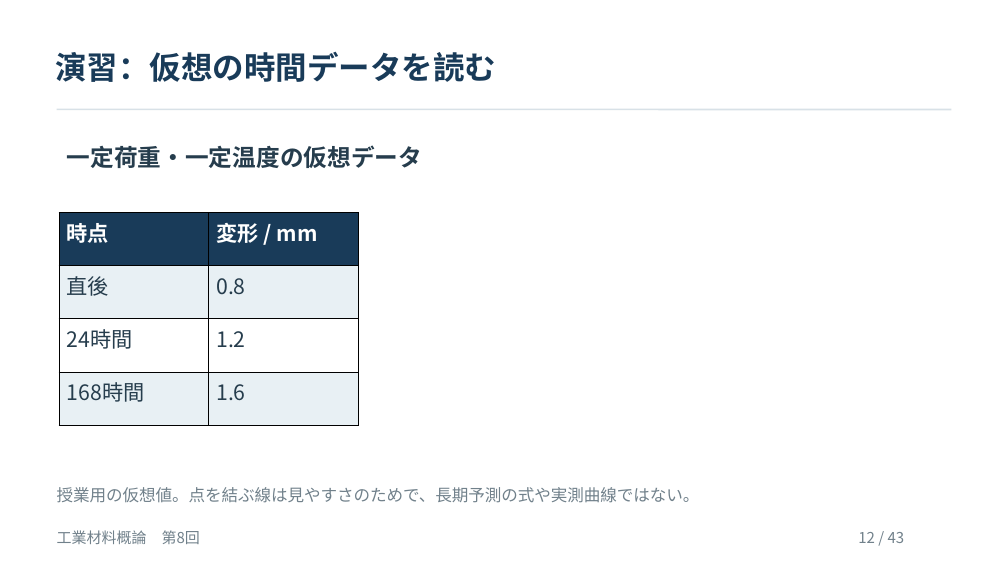
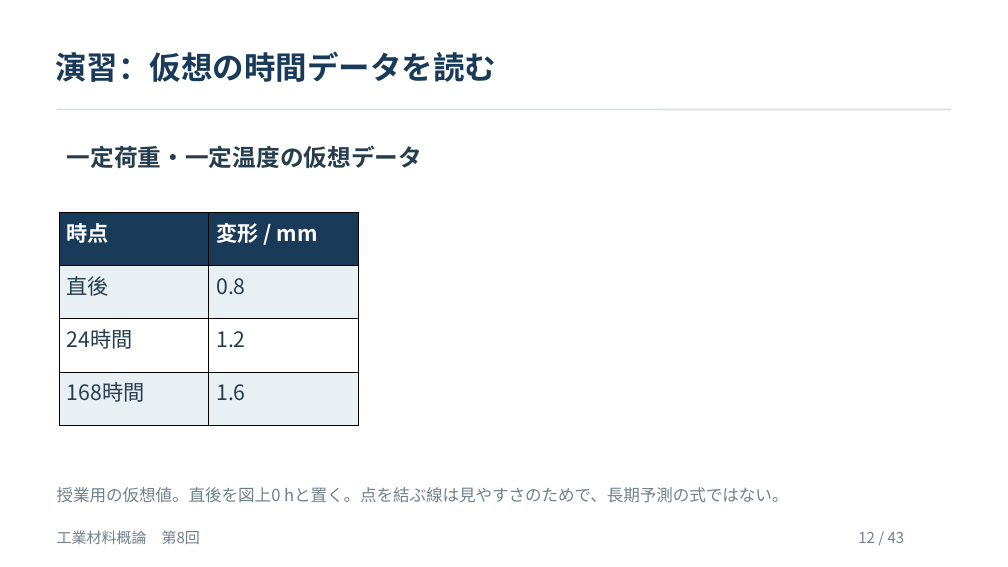
Before and after one commit to zooc-14calbp/industrial-materials-course, a slide deck: slide 12 of 学生用/第08回/08_授業スライド.pptx. Drawn at 1008x567 pixels with LibreOffice and Linux fonts; fonts in the diff are those of the drawing. Boxes give left, top, right and bottom in pixels: in the first picture for what was removed or moved away, otherwise in the second. Text is boxed around its words. In the diff, an @@ line names an element or a change of style, - is before the commit and + after.

```diff
--- a/学生用/第08回/08_授業スライド.pptx
+++ b/学生用/第08回/08_授業スライド.pptx
@@ text at bbox=[57, 487, 788, 503]: text changed @@
-授業用の仮想値。点を結ぶ線は見やすさのためで、長期予測の式や実測曲線ではない。
+授業用の仮想値。直後を図上0 hと置く。点を結ぶ線は見やすさのためで、長期予測の式ではない。
```
Also in this commit, not shown: 3 other slides changed, 9 other files.
